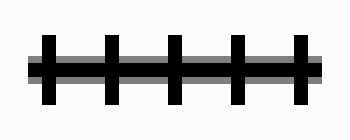
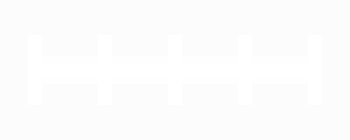
The second 350px x 140px image is a revision of the first. Changes to its layers:
hid group "Fixed Free" (1 layers) over [28, 35, 322, 105]
painted on "Слой 3" (1st of 4, in "Fixed Free") over [28, 35, 322, 105]
showed group "Dynamic Fixed" (1 layers) over [28, 35, 322, 105]
painted on "Слой 3" (4th of 4, in "Dynamic Fixed") over [28, 35, 322, 105]
